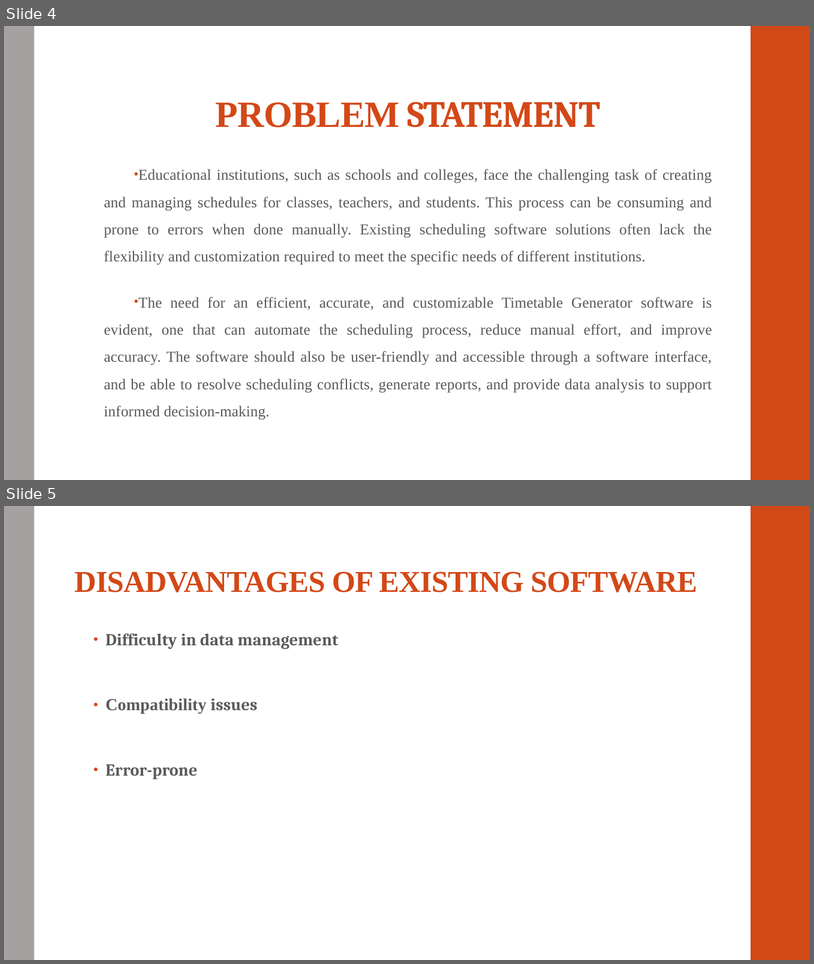
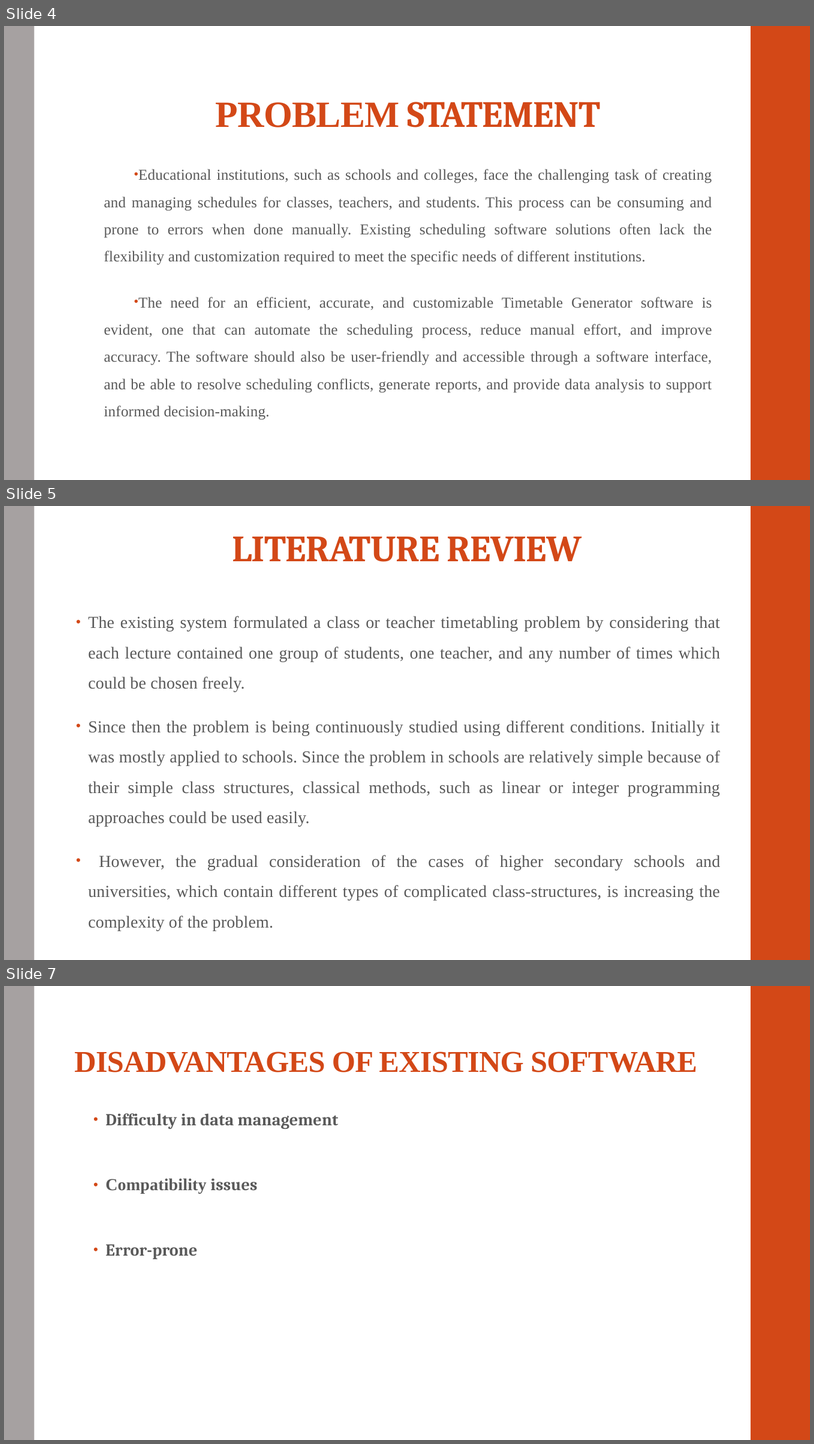
Before and after one commit to mgokulakrishnan08/TimeTableGeneration, a slide deck: Documentation/TIMETABLE_GENERATOR[2].pptx. Shown one above the other, each under a label of ours: slides 4 and 5 before the commit, slides 4, 5 and 7 after it; the slides between them are not shown. The pictures are 814x964 and 814x1444 pixels, drawn with LibreOffice and Linux fonts; fonts in the diff are those of the drawing. Boxes give left, top, right and bottom in pixels: in the first picture for what was removed or moved away, otherwise in the second. Text is boxed around its words. In the diff, an @@ line names an element or a change of style, - is before the commit and + after.

```diff
--- a/Documentation/TIMETABLE_GENERATOR[2].pptx
+++ b/Documentation/TIMETABLE_GENERATOR[2].pptx
@@ slide 5 added at (x1=4, y1=506, x2=810, y2=960), background #FFFFFF; not listed: 2 template elements that a slide beside it also shows @@
@@ title added at (x1=232, y1=536, x2=582, y2=562), 44 pt, text #D34817, bold @@
+LITERATURE REVIEW
@@ text added at (x1=88, y1=616, x2=721, y2=930), 20 pt, text #595959 @@
+• The existing system formulated a class or teacher timetabling problem by considering that each lecture contained one group of students, one teacher, and any number of times which could be chosen freely.
+• Since then the problem is being continuously studied using different conditions. Initially it was mostly applied to schools. Since the problem in schools are relatively simple because of their simple class structures, classical methods, such as linear or integer programming approaches could be used easily.
+• However, the gradual consideration of the cases of higher secondary schools and universities, which contain different types of complicated class-structures, is increasing the complexity of the problem.
@@ what was slide 5 is now slide 7 @@
```
Also in this commit, not shown: 4 other slides added.
